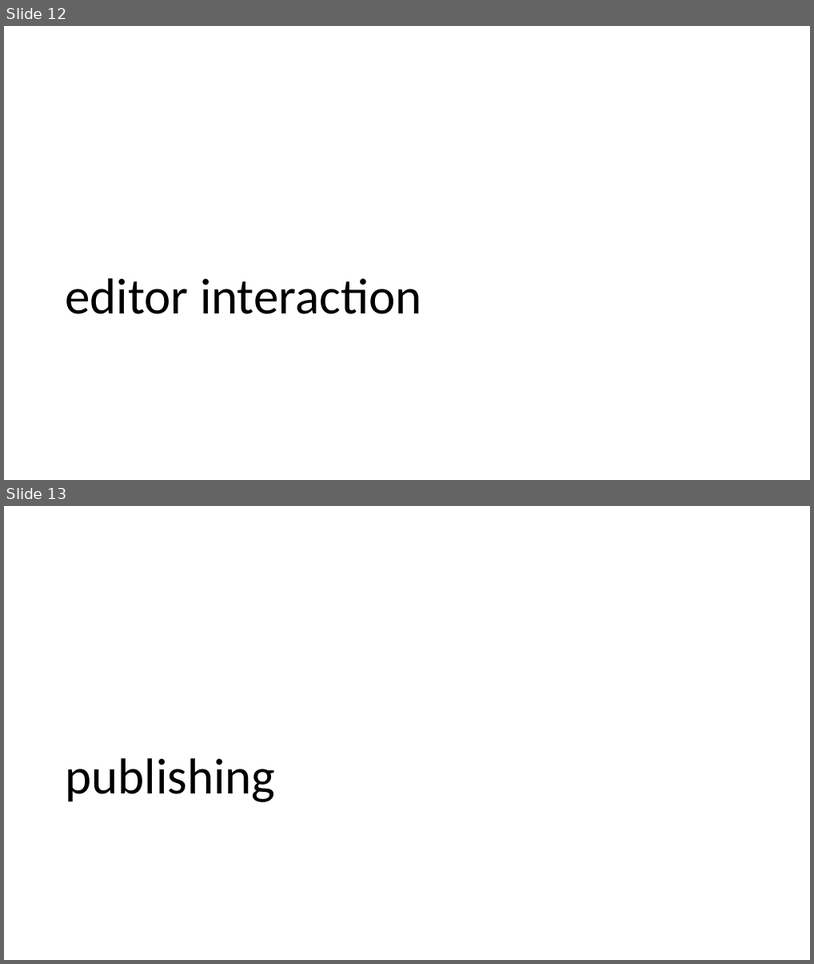
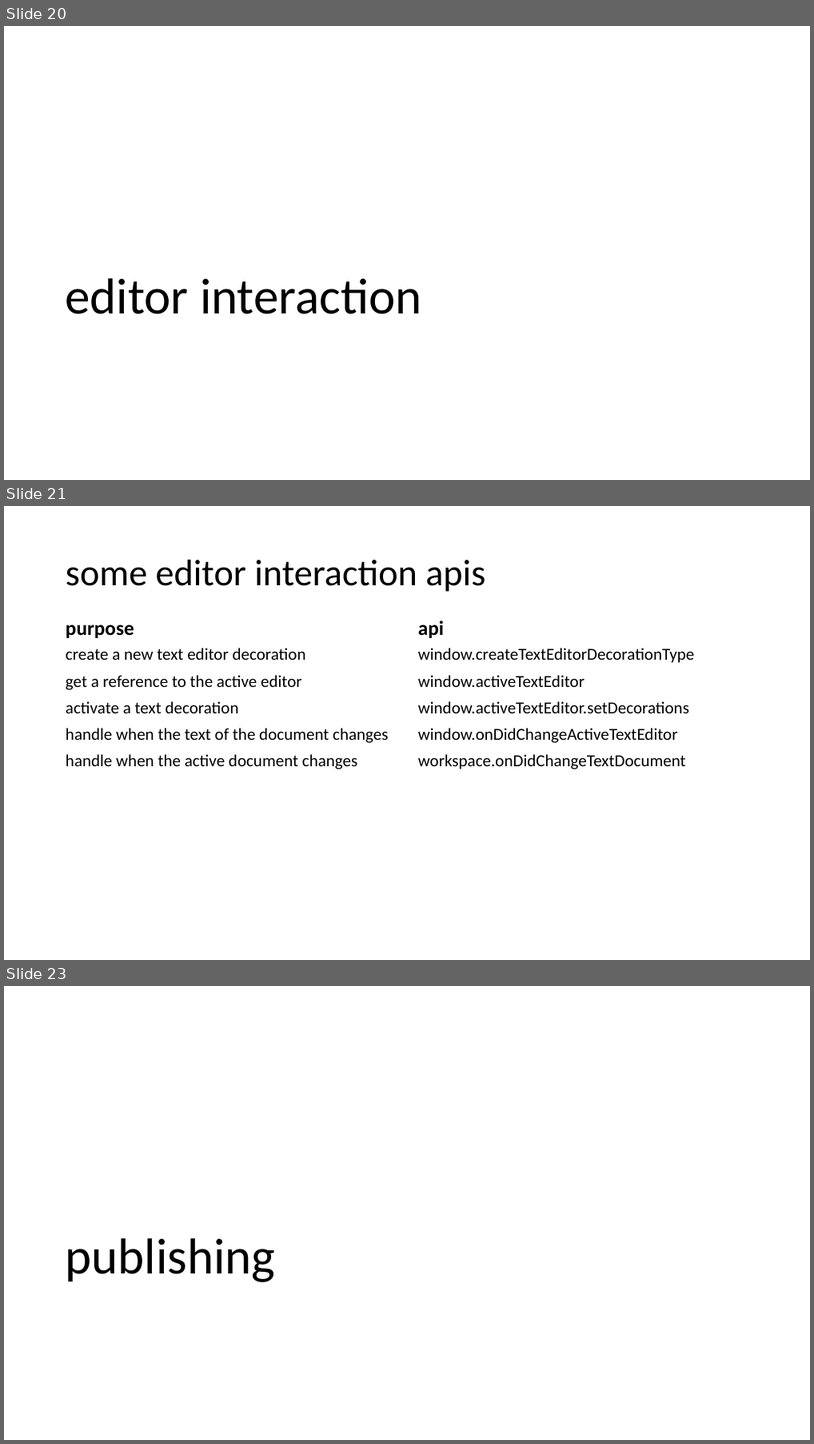
Before and after one commit to bradygaster-zz/extending-vscode-talk, a slide deck: extending-vs-code.pptx. Shown one above the other, each under a label of ours: slides 12 and 13 before the commit, slides 20, 21 and 23 after it; the slides between them are not shown. The pictures are 814x964 and 814x1444 pixels, drawn with LibreOffice and Linux fonts; fonts in the diff are those of the drawing. Boxes give left, top, right and bottom in pixels: in the first picture for what was removed or moved away, otherwise in the second. Text is boxed around its words. In the diff, an @@ line names an element or a change of style, - is before the commit and + after.

```diff
--- a/extending-vs-code.pptx
+++ b/extending-vs-code.pptx
@@ slide 21 added at (4,506,810,960), background #FFFFFF @@
@@ title added at (66,560,486,592), 44 pt, text #000000 @@
+some editor interaction apis
@@ text added at (66,624,134,638), 24 pt, text #000000, bold @@
+purpose
@@ text added at (418,620,444,638), 24 pt, text #000000, bold @@
+api
@@ text added at (66,648,388,769), 20 pt, text #000000 @@
+create a new text editor decoration
+get a reference to the active editor
+activate a text decoration
+handle when the text of the document changes
+handle when the active document changes
@@ text added at (418,648,695,769), 20 pt, text #000000 @@
+window.createTextEditorDecorationType
+window.activeTextEditor
+window.activeTextEditor.setDecorations
+window.onDidChangeActiveTextEditor
+workspace.onDidChangeTextDocument
@@ what was slide 12 is now slide 20 @@
@@ what was slide 13 is now slide 23 @@
```
Also in this commit, not shown: 1 slide changed, 11 other slides added, 2 slides removed, 31 other files.
